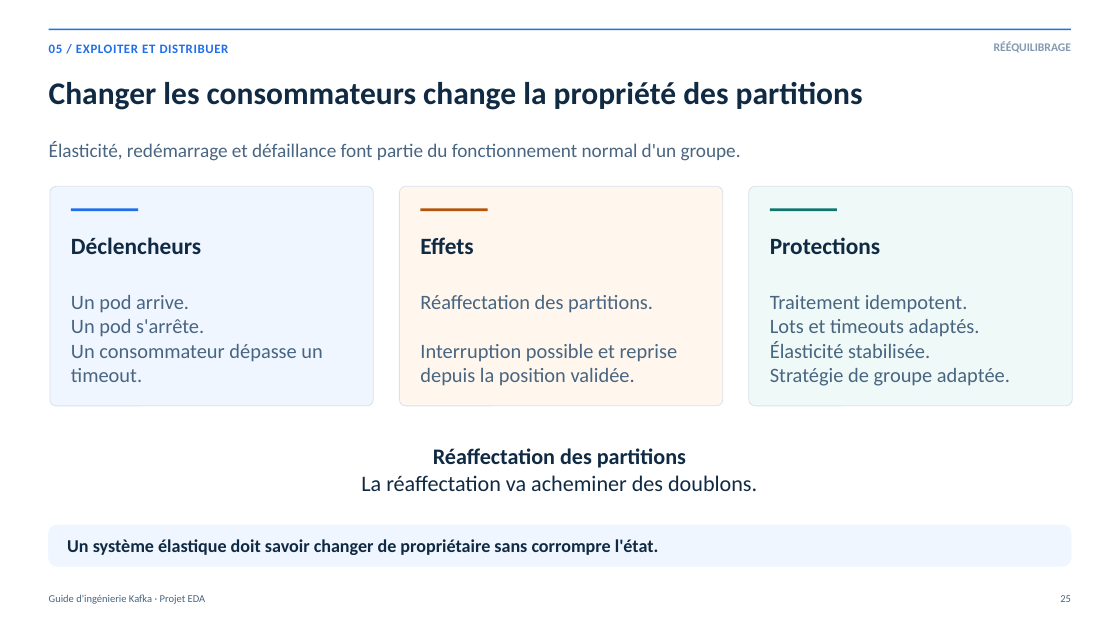
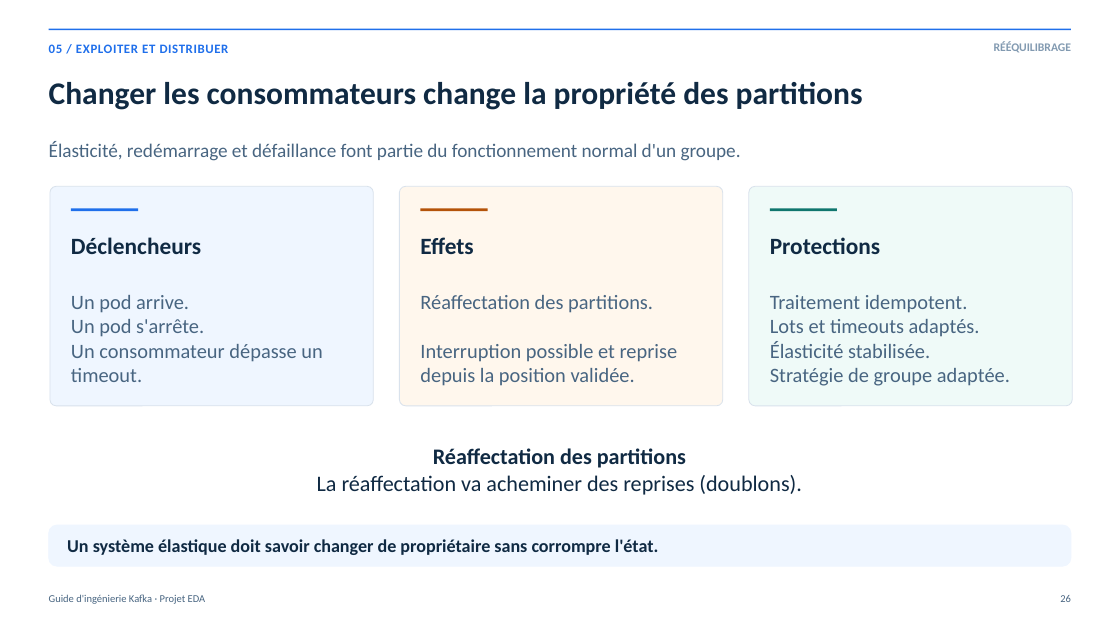
Before and after one commit to rdemers/org-rd-fullstack-springboot-eda, a slide deck: slide 26 of doc/presentation/org-rd-fullstack-springboot-eda-fr.pptx. Drawn at 1120x630 pixels with LibreOffice and Linux fonts; fonts in the diff are those of the drawing. Boxes give left, top, right and bottom in pixels: in the first picture for what was removed or moved away, otherwise in the second. Text is boxed around its words. In the diff, an @@ line names an element or a change of style, - is before the commit and + after.

```diff
--- a/doc/presentation/org-rd-fullstack-springboot-eda-fr.pptx
+++ b/doc/presentation/org-rd-fullstack-springboot-eda-fr.pptx
@@ text at <box>317,475,801,495</box>: text changed @@
-La réaffectation va acheminer des doublons.
+La réaffectation va acheminer des reprises (doublons).
@@ text at <box>1060,595,1071,602</box>: text changed @@
-25
+26
```
Also in this commit, not shown: 35 other slides changed, 1 slide added, 3 slides removed, 7 other files.
